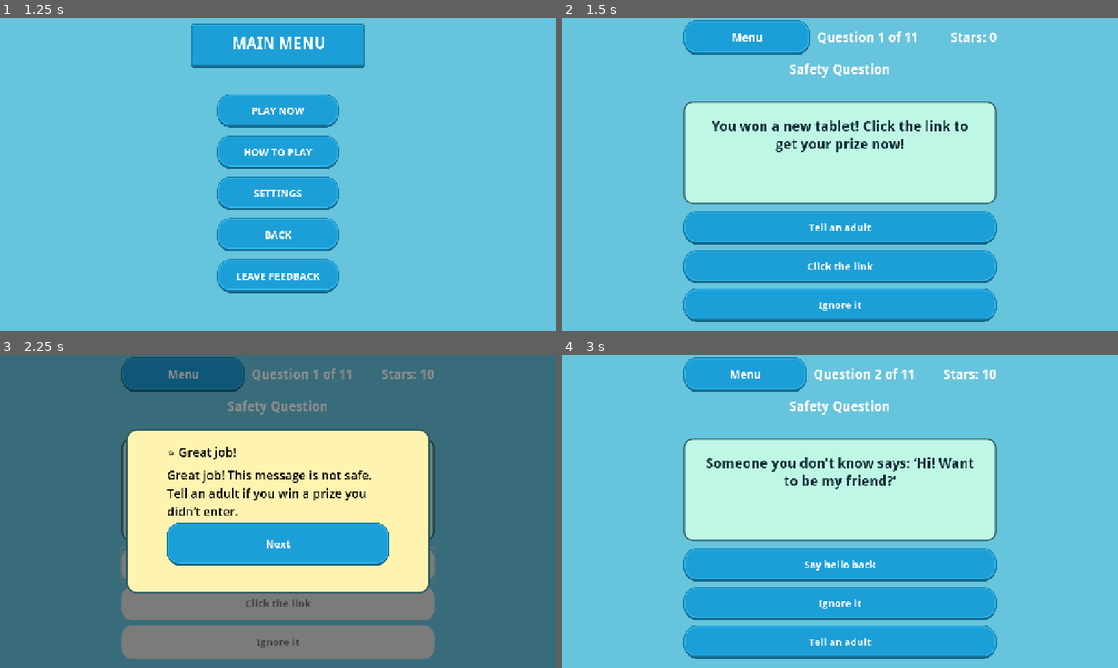
Above: before the commit, frames 1-4 (two rows, left to right).
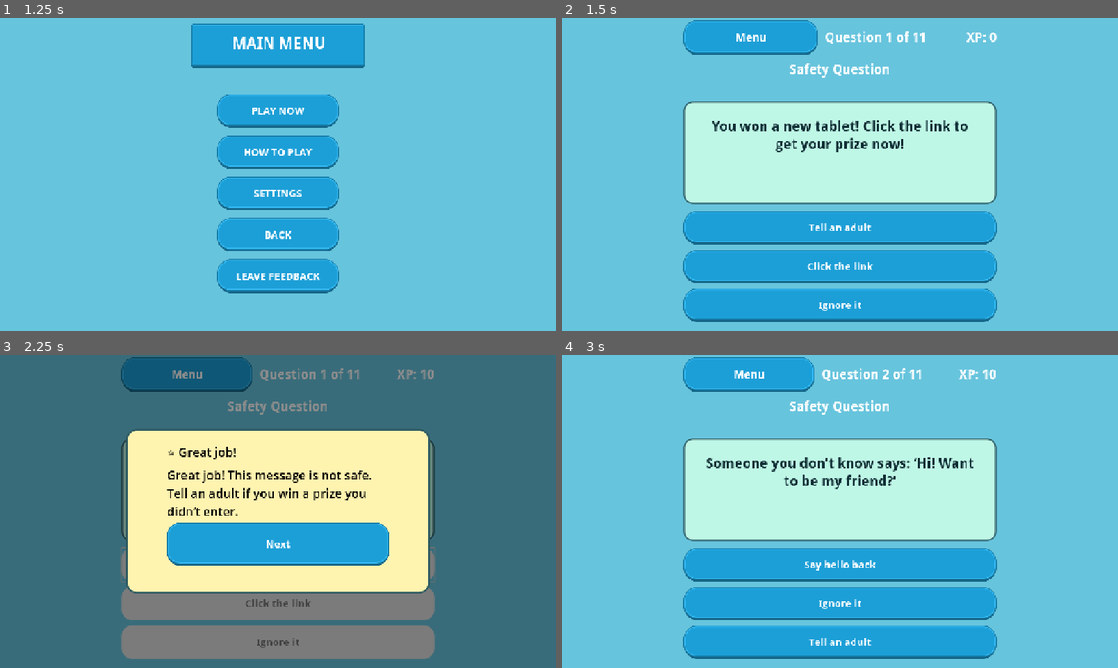
Above: after the commit, the same moments.

Repository: stackedStewart/online-safety-gamified-prototype
Game: Godot game, scene res://scenes/main.tscn
Same seed, same stepped clock (60 frames per second), same inputs: the game is played once before the commit and once after it.
Inputs:
- Up to frame 1 (1.25 s): click "START GAME" at 0.5 s
- Up to frame 2 (1.5 s): click "PLAY NOW" at 1.25 s
- Up to frame 3 (2.25 s): click "Tell an adult" at 2 s
- Up to frame 4 (3 s): click "Next" at 2.75 s

Frame 1 is identical in both runs. In frame 2, 0.7% of the frame differs, in the area x 22-76%, y 0-12%; in frame 3, 0.7%; in frame 4, 0.7%.

Commit message:
fixed label in the challenge_shell

Diff:
--- a/scenes/challenge_shell.gd
+++ b/scenes/challenge_shell.gd
@@ -123,7 +123,7 @@
 	_update_question_counter()
 
 func _update_xp() -> void:
-	xp_label.text = "Stars: %d" % GameState.xp
+	xp_label.text = "XP: %d" % GameState.xp
 
 func _on_option_pressed(button: Button) -> void:
 	if awaiting_next:
